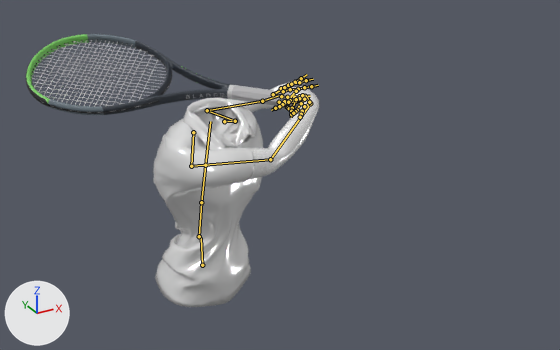
What one commit did to the FBX model baseline/Assets/Models/player/contact.fbx.
The view is the same before and after, from a 50 mm lens placed at (-0.848, -2.072, 2.292), pointed at (0.192, -0.181, 1.346). Lighting does not change. The marker at lower left points along +X, +Y and +Z. The first picture is the older version. Both versions are drawn at frame 1 of the action 'Armature|Action'; the numbers are the values there. The bones that change, and the others that lie on the model, are drawn over the model as lines.

The first picture shows 'Ch01_Body', 'Ch01_Shirt', 'Racket'.
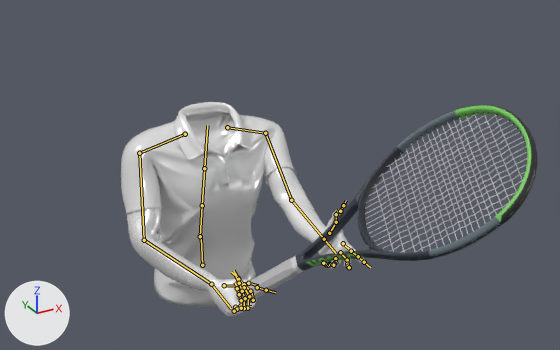
Changed parts and their boxes [x1, y1, x2, y2] in the pictures (560 x 350 px):
'Ch01_Shirt', posed (59% wider): before [153, 98, 263, 307]; after [121, 102, 297, 307]
'Racket', posed (9% wider, 143% taller): before [25, 34, 300, 115]; after [237, 105, 538, 303]
'Ch01_Body', posed: before [227, 80, 319, 179]; after [127, 167, 365, 316]
bone 'mixamorig12:Spine', root to tip: before (199, 236) to (201, 202); after (200, 236) to (202, 205)
bone 'mixamorig12:Spine1', root to tip: before (201, 202) to (205, 165); after (202, 205) to (204, 168)
bone 'mixamorig12:LeftShoulder', root to tip: before (224, 121) to (235, 121); after (227, 127) to (265, 133)
bone 'mixamorig12:LeftArm', root to tip: before (235, 121) to (207, 110); after (265, 133) to (291, 200)
bone 'mixamorig12:LeftForeArm', root to tip: before (207, 110) to (262, 101); after (291, 200) to (324, 239)
bone 'mixamorig12:LeftHand', root to tip: before (262, 101) to (280, 95); after (324, 239) to (336, 253)
bone 'mixamorig12:LeftHandThumb1', root to tip: before (273, 94) to (281, 89); after (329, 233) to (334, 225)
bone 'mixamorig12:LeftHandThumb2', root to tip: before (281, 88) to (288, 84); after (336, 222) to (336, 214)
bone 'mixamorig12:LeftHandThumb3', root to tip: before (288, 85) to (294, 81); after (336, 214) to (339, 209)
bone 'mixamorig12:LeftHandIndex1', root to tip: before (284, 87) to (291, 84); after (343, 243) to (351, 251)
bone 'mixamorig12:LeftHandIndex2', root to tip: before (291, 84) to (299, 82); after (351, 251) to (358, 256)
bone 'mixamorig12:LeftHandMiddle1', root to tip: before (283, 91) to (290, 89); after (340, 252) to (347, 260)
bone 'mixamorig12:LeftHandMiddle2', root to tip: before (290, 89) to (298, 89); after (347, 260) to (347, 264)
bone 'mixamorig12:LeftHandMiddle3', root to tip: before (298, 89) to (304, 87); after (347, 264) to (348, 266)
bone 'mixamorig12:LeftHandRing1', root to tip: before (281, 96) to (287, 97); after (335, 258) to (335, 262)
bone 'mixamorig12:LeftHandRing2', root to tip: before (287, 97) to (294, 97); after (335, 262) to (334, 263)
bone 'mixamorig12:LeftHandRing3', root to tip: before (294, 97) to (299, 96); after (334, 263) to (334, 264)
bone 'mixamorig12:LeftHandPinky1', root to tip: before (279, 102) to (284, 101); after (329, 264) to (328, 265)
bone 'mixamorig12:RightShoulder', root to tip: before (193, 132) to (191, 166); after (185, 134) to (139, 153)
bone 'mixamorig12:RightArm', root to tip: before (191, 166) to (270, 159); after (139, 153) to (144, 240)
bone 'mixamorig12:RightForeArm', root to tip: before (270, 159) to (310, 103); after (144, 240) to (211, 284)
bone 'mixamorig12:RightHand', root to tip: before (310, 103) to (307, 96); after (211, 284) to (231, 308)

The change in detail:
Bone 'mixamorig12:Hips' (bone_mixamorig12_hips) turns from (0, 20, 0) to (0, 0, 0) degrees about its own x, y and z.
Bone 'mixamorig12:Spine' (bone_mixamorig12_spine) turns from (19, 67, 9) to (14, 1, -2) degrees about its own x, y and z.
Bone 'mixamorig12:Spine1' (bone_mixamorig12_spine1) turns from (-5, -62, 13) to (0, 0, 0) degrees about its own x, y and z.
Bone 'mixamorig12:LeftShoulder' (bone_mixamorig12_leftshoulder) turns from (4, -6, -21) to (0, 0, 0) degrees about its own x, y and z.
Bone 'mixamorig12:LeftArm' (bone_mixamorig12_leftarm) turns from (12, -30, -43) to (61, -59, 40) degrees about its own x, y and z.
Bone 'mixamorig12:LeftForeArm' (bone_mixamorig12_leftforearm) turns from (58, -64, 24) to (1, -53, 23) degrees about its own x, y and z.
Bone 'mixamorig12:LeftHand' (bone_mixamorig12_lefthand) turns from (-16, 1, -1) to (0, 0, 0) degrees about its own x, y and z.
Bone 'mixamorig12:LeftHandThumb1' (bone_mixamorig12_lefthandthumb1) turns from (-8, 3, -1) to (2, 33, 24) degrees about its own x, y and z.
Bone 'mixamorig12:LeftHandThumb2' (bone_mixamorig12_lefthandthumb2) moves from (0.0, 0.0, 0.0) to (-0.3, -0.1, -1.0).
Bone 'mixamorig12:LeftHandThumb2' (bone_mixamorig12_lefthandthumb2) turns from (0, 0, 0) to (15, 28, 17) degrees about its own x, y and z.
Bone 'mixamorig12:LeftHandThumb3' (bone_mixamorig12_lefthandthumb3) turns from (0, 0, 0) to (1, -4, -16) degrees about its own x, y and z.
Bone 'mixamorig12:LeftHandIndex1' (bone_mixamorig12_lefthandindex1) turns from (3, 1, 5) to (-25, -29, 3) degrees about its own x, y and z.
Bone 'mixamorig12:LeftHandIndex2' (bone_mixamorig12_lefthandindex2) turns from (13, 3, 6) to (0, 0, 0) degrees about its own x, y and z.
Bone 'mixamorig12:LeftHandMiddle1' (bone_mixamorig12_lefthandmiddle1) turns from (0, 0, 0) to (-14, -18, 1) degrees about its own x, y and z.
Bone 'mixamorig12:LeftHandMiddle2' (bone_mixamorig12_lefthandmiddle2) turns from (10, 4, 4) to (23, -9, -13) degrees about its own x, y and z.
Bone 'mixamorig12:LeftHandMiddle3' (bone_mixamorig12_lefthandmiddle3) turns from (0, 0, 0) to (14, 7, 8) degrees about its own x, y and z.
Bone 'mixamorig12:LeftHandRing1' (bone_mixamorig12_lefthandring1) turns from (3, -2, -9) to (19, -26, -8) degrees about its own x, y and z.
Bone 'mixamorig12:LeftHandRing2' (bone_mixamorig12_lefthandring2) turns from (9, 3, 9) to (11, 8, 5) degrees about its own x, y and z.
Bone 'mixamorig12:LeftHandRing3' (bone_mixamorig12_lefthandring3) turns from (0, 0, 0) to (8, 5, 5) degrees about its own x, y and z.
Bone 'mixamorig12:LeftHandPinky1' (bone_mixamorig12_lefthandpinky1) turns from (-3, -16, -7) to (39, -30, -11) degrees about its own x, y and z.
Bone 'mixamorig12:RightShoulder' (bone_mixamorig12_rightshoulder) turns from (4, -12, -42) to (0, 0, 0) degrees about its own x, y and z.
Bone 'mixamorig12:RightArm' (bone_mixamorig12_rightarm) turns from (2, -54, -116) to (60, 27, -38) degrees about its own x, y and z.
Bone 'mixamorig12:RightForeArm' (bone_mixamorig12_rightforearm) turns from (-85, 52, -62) to (32, -3, -44) degrees about its own x, y and z.
Bone 'mixamorig12:RightHand' (bone_mixamorig12_righthand) turns from (45, 34, -7) to (-39, 56, -15) degrees about its own x, y and z.
